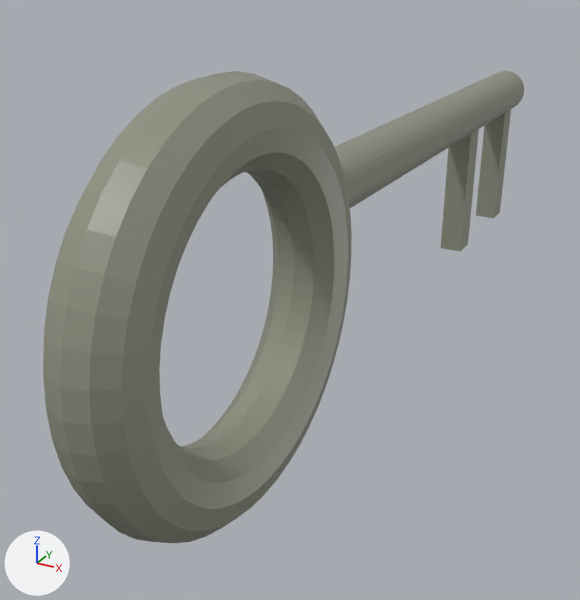
Two versions of the Blender file Stealthy/Assets/Victor/key.blend, one commit apart.
The view is the same before and after, from a 50 mm lens placed at (0.22, -0.33, 0.18), pointed at (-0.044, 0.15, -0.06). Arrows for +X, +Y and +Z are at lower left; the lights stay in place.
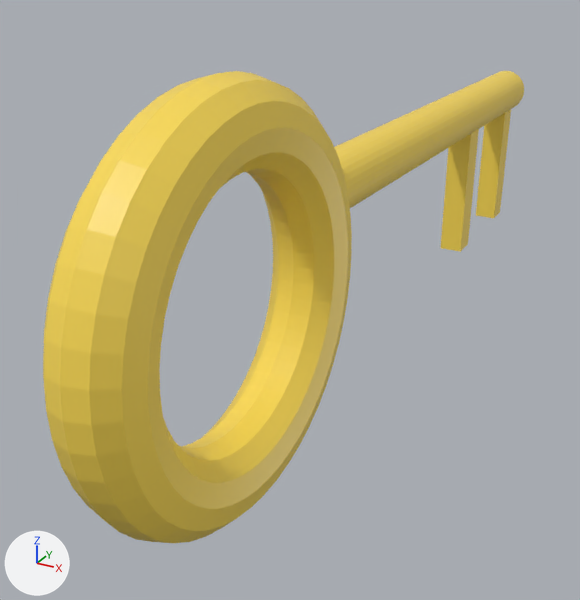
Pixel boxes [x1, y1, x2, y2] of what changed, in the pictures (580 x 600 px):
'Torus', recoloured (grey to yellow)
    both: [43, 71, 352, 543]
'Cylinder', recoloured (grey to yellow)
    both: [334, 71, 524, 208]
'Cube.001', recoloured (grey to yellow)
    both: [441, 129, 479, 251]
'Cube', recoloured (grey to yellow)
    both: [476, 109, 511, 218]

Edits to the bpy script that builds the scene:
```text
Change mat_material:
    mat_material.base_color: (0.282, 0.287, 0.221) -> (1.0, 0.728, 0.0909)  # grey #919281 -> yellow #ffde55
```
